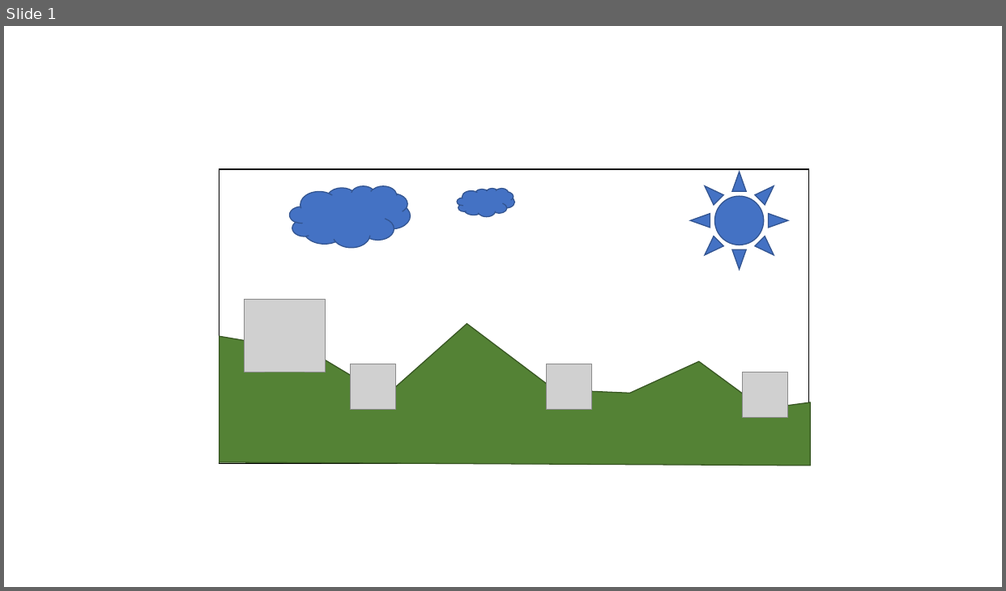
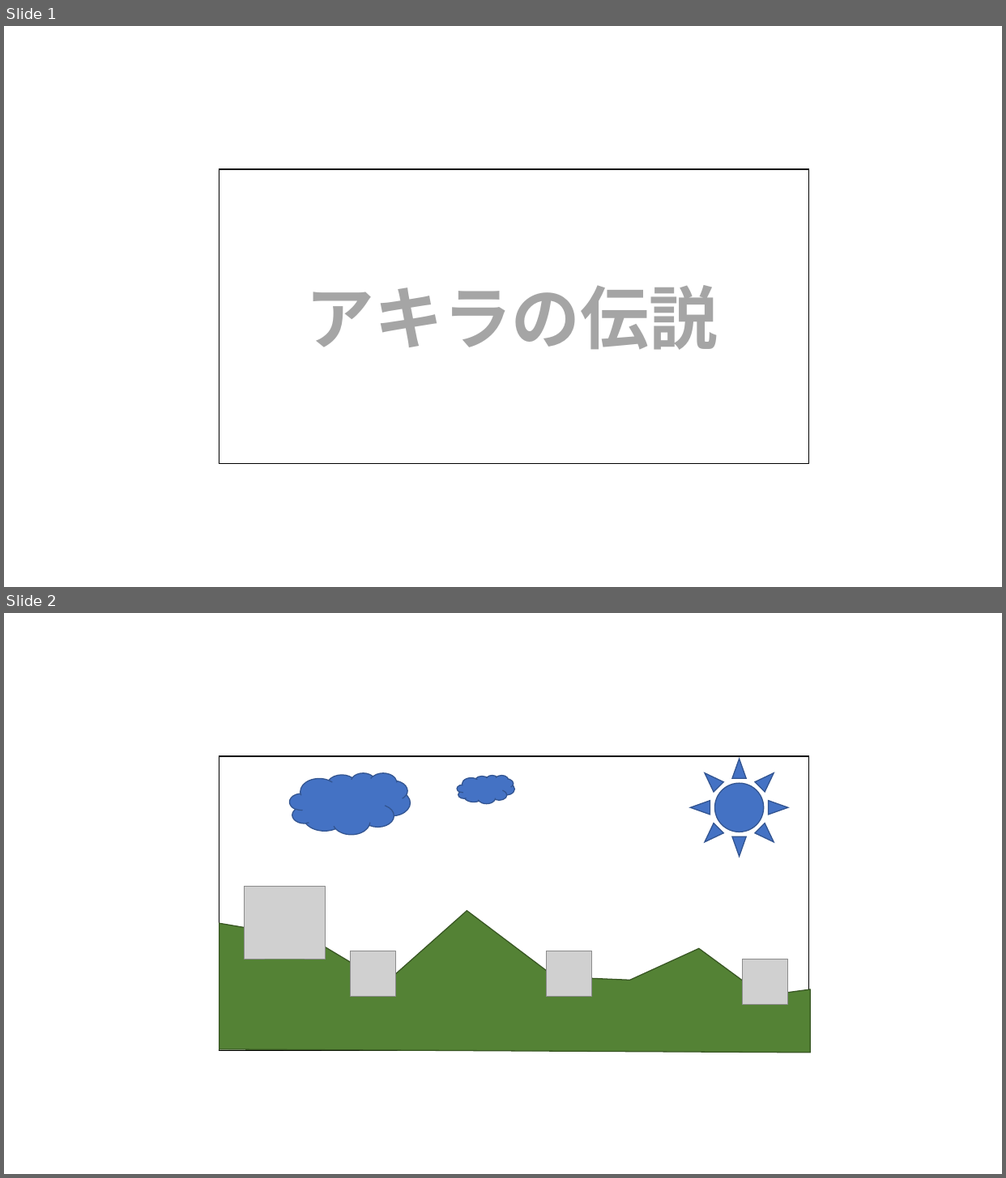
Before and after one commit to y-honda-github/LegendOfAkira, a slide deck: images.pptx. Shown one above the other, each under a label of ours: slide 1 before the commit, slides 1 and 2 after it. The pictures are 1006x591 and 1006x1178 pixels, drawn with LibreOffice and Linux fonts; fonts in the diff are those of the drawing; grey boxes stand for pictures. Boxes give left, top, right and bottom in pixels: in the first picture for what was removed or moved away, otherwise in the second. Text is boxed around its words. In the diff, an @@ line names an element or a change of style, - is before the commit and + after.

```diff
--- a/images.pptx
+++ b/images.pptx
@@ slide 1 added at (4, 26, 1002, 587), background #FFFFFF @@
@@ rectangle added at (219, 169, 809, 465), fill #FFFFFF, outline #000000 1 pt @@
@@ text added at (306, 285, 718, 350), 66 pt, text #A5A5A5, bold @@
+アキラの伝説
@@ what was slide 1 is now slide 2 @@
```
Also in this commit, not shown: 4 other files.
